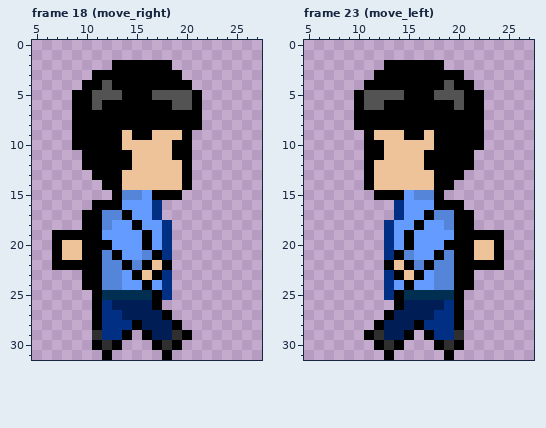
Two states of a pixel-art file, Art/Aseprite/A.aseprite. Above: the version before the commit.
32x32 pixels, 23 frames. Shown: frame 18 (move_right): x 5..27, y 0..31; frame 23 (move_left): x 5..27, y 0..31. The commit also changed other frames, which this record leaves out.
The same view after the edit:
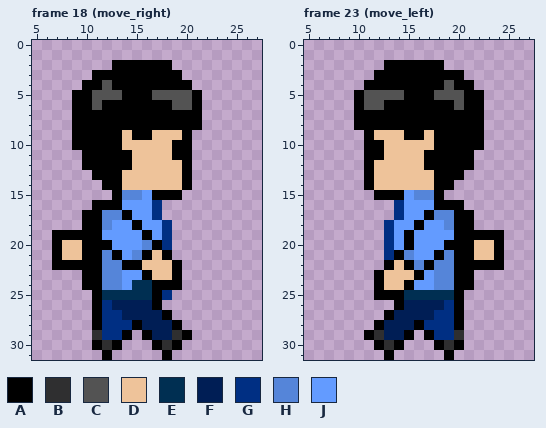
Palette (. is transparent): A #000000  B #2f2f30  C #535353  D #eec39a  E #002f52  F #001e55  G #002f83  H #5585d9  J #639bff
Difference:
Frame 18 (move_right):
y 20: x 16..17 AJ -> HA
y 21: x 15..18 JHAG -> HADA
y 22: x 15..16 HA -> AD; x 18..19 A. -> DA
y 23: x 15..19 ADAG. -> JADDA
y 24: x 15..19 JAJG. -> EEAAA
Frame 23 (move_left):
y 23: x 12..14 .GA -> ADD
y 24: x 12..14 .GJ -> ADD
y 25: x 12..13 .G -> AA
Pixel boxes of the changes (left, top, right, bottom) in both pictures:
changed: (132, 240, 182, 290)
changed: (374, 270, 404, 300)
